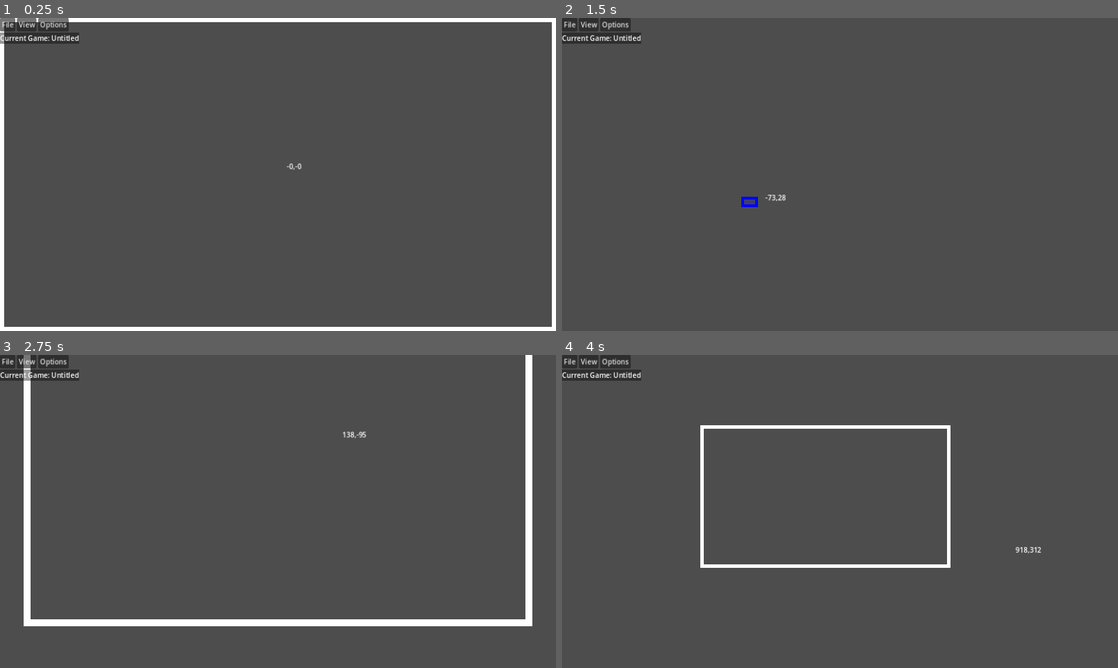
Above: before the commit, frames 1-4 (two rows, left to right).
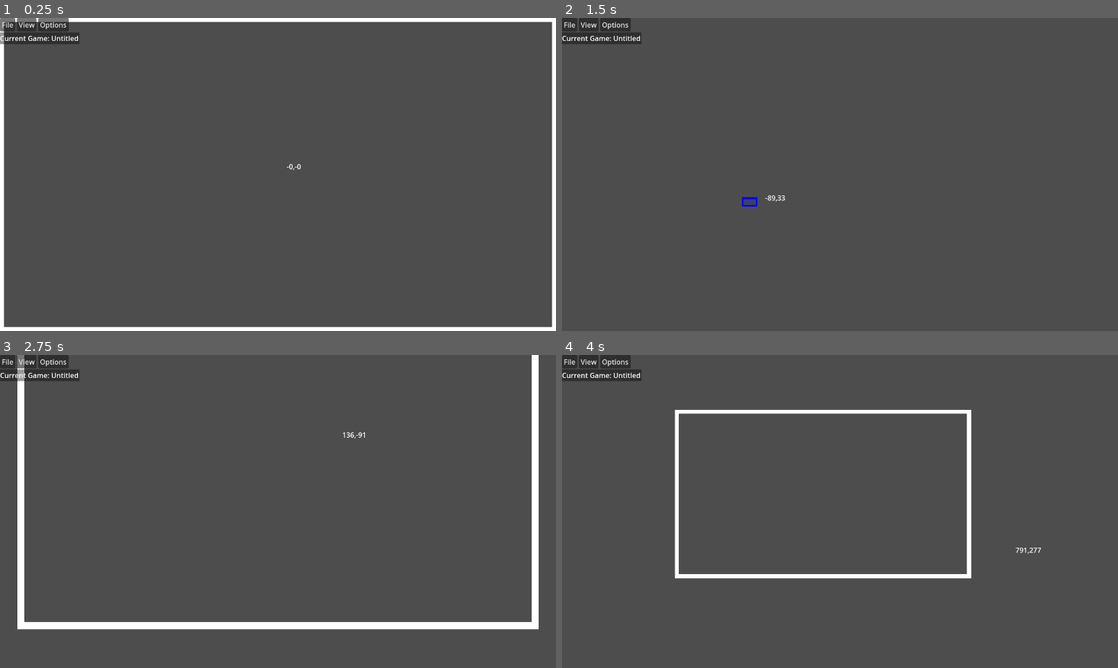
Above: after the commit, the same moments.

Repository: ryanabx/tabletop-engine
Game: Godot game, scene res://src/scenes/managers/tabletop_manager.tscn
The game is run twice, just before and just after one commit, with the same random seed, the same clock (stepped at 60 frames per second) and the same inputs.
Inputs (mouse positions are in pixels of both pictures, inside the frame that each line leads up to):
- Up to frame 1 (0.25 s): no input
- Up to frame 2 (1.5 s): tap Enter (end_group_select) at 0.5 s; move the mouse to (962, 158) at 0.52 s; hold Enter (end_group_select) 0.53-1.25 s; hold C (ui_zoom_in) 0.53-1.25 s; click (962, 158) at 0.67 s; tap Z (ui_zoom_out) at 0.8 s; tap Space at 1.25 s; drag from (728, 190) to (812, 237) at 1.27 s
- Up to frame 3 (2.75 s): move the mouse to (333, 442) at 2.02 s; hold Enter (end_group_select) from 2.03 s (still down); hold Z (ui_zoom_out) from 2.03 s (still down); tap S (camera_down) at 2.1 s; click (333, 442) at 2.17 s
- Up to frame 4 (4 s): release Enter (end_group_select) at 2.75 s; release Z (ui_zoom_out) at 2.75 s; drag from (812, 574) to (673, 464) at 2.77 s; move the mouse to (1006, 558) at 3.52 s; hold Z (ui_zoom_out) from 3.53 s (still down); tap D (camera_right) at 3.6 s; click (1006, 558) at 3.67 s

The runs differ from the first frame. In frame 1, 0.9% of the frame differs, in the area x 0-100%, y 0-99%; in frame 2, 0.3%; in frame 3, 5.9%, in the area x 0-97%, y 0-88%; in frame 4, 4.1%.

Commit message:
simple actions

Diff:
--- a/project.godot
+++ b/project.godot
@@ -28,7 +28,7 @@
 
 window/size/viewport_width=1280
 window/size/viewport_height=720
-window/stretch/mode="canvas_items"
+window/stretch/mode="viewport"
 window/stretch/aspect="expand"
 
 [filesystem]
@@ -69,14 +69,12 @@
 }
 ui_zoom_out={
 "deadzone": 0.5,
-"events": [Object(InputEventMouseButton,"resource_local_to_scene":false,"resource_name":"","device":-1,"window_id":0,"alt_pressed":false,"shift_pressed":false,"ctrl_pressed":false,"meta_pressed":false,"button_mask":0,"position":Vector2(0, 0),"global_position":Vector2(0, 0),"factor":1.0,"button_index":5,"canceled":false,"pressed":false,"double_click":false,"script":null)
-, Object(InputEventKey,"resource_local_to_scene":false,"resource_name":"","device":-1,"window_id":0,"alt_pressed":false,"shift_pressed":false,"ctrl_pressed":false,"meta_pressed":false,"pressed":false,"keycode":0,"physical_keycode":90,"key_label":0,"unicode":122,"echo":false,"script":null)
+"events": [Object(InputEventKey,"resource_local_to_scene":false,"resource_name":"","device":-1,"window_id":0,"alt_pressed":false,"shift_pressed":false,"ctrl_pressed":false,"meta_pressed":false,"pressed":false,"keycode":0,"physical_keycode":90,"key_label":0,"unicode":122,"echo":false,"script":null)
 ]
 }
 ui_zoom_in={
 "deadzone": 0.5,
-"events": [Object(InputEventMouseButton,"resource_local_to_scene":false,"resource_name":"","device":-1,"window_id":0,"alt_pressed":false,"shift_pressed":false,"ctrl_pressed":false,"meta_pressed":false,"button_mask":8,"position":Vector2(127, 36),"global_position":Vector2(134, 111),"factor":1.0,"button_index":4,"canceled":false,"pressed":true,"double_click":false,"script":null)
-, Object(InputEventKey,"resource_local_to_scene":false,"resource_name":"","device":-1,"window_id":0,"alt_pressed":false,"shift_pressed":false,"ctrl_pressed":false,"meta_pressed":false,"pressed":false,"keycode":0,"physical_keycode":67,"key_label":0,"unicode":99,"echo":false,"script":null)
+"events": [Object(InputEventKey,"resource_local_to_scene":false,"resource_name":"","device":-1,"window_id":0,"alt_pressed":false,"shift_pressed":false,"ctrl_pressed":false,"meta_pressed":false,"pressed":false,"keycode":0,"physical_keycode":67,"key_label":0,"unicode":99,"echo":false,"script":null)
 ]
 }
 camera_up={
--- a/src/resources/game_config.gd
+++ b/src/resources/game_config.gd
@@ -11,6 +11,7 @@
 @export var templates: Dictionary
 @export var objects: Array
 @export var images: Dictionary
+@export var actions: Array
 
 static func build_config_from_directory(dir: String) -> Resource:
 	var game: Dictionary = Utils.load_json_from_file(str(dir, "/conf.json"))
@@ -33,11 +34,12 @@
 	g_conf.templates = game.templates
 	g_conf.objects = game.objects
 	g_conf.images = Utils.load_images_from_directory(str(dir,"/images"))
+	g_conf.actions = game.actions
 	return g_conf
 
 # Validates that the config has all the variables necessary
 static func config_validated(game: Dictionary) -> bool:
-	for x in ["name", "game_version", "board", "camera", "player", "objects", "templates"]:
+	for x in ["name", "game_version", "board", "camera", "player", "objects", "templates", "actions"]:
 		if not x in game:
 			return false
 	return true
--- a/src/scripts/pages/tabletop_manager.gd
+++ b/src/scripts/pages/tabletop_manager.gd
@@ -2,6 +2,8 @@
 extends Node
 
 var piece_scene: PackedScene = preload("res://src/scenes/game_elements/piece.tscn")
+var stack_scene: PackedScene = preload("res://src/scenes/game_elements/stack.tscn")
+var hand_scene: PackedScene = preload("res://src/scenes/game_elements/hand.tscn")
 
 var base_scene: PackedScene = preload("res://src/scenes/game_elements/game_base.tscn")
 
@@ -40,6 +42,12 @@
 	coordinate_scale = Vector2(game.board.coordinate_scale.x, game.board.coordinate_scale.y)
 	reset_tabletop()
 	build_game()
+	build_board_objects()
+	await tabletop.ready
+
+func reset_board() -> void:
+	for obj in board.game_object_manager.get_children():
+		obj.queue_free()
 	build_board_objects()
 
 func reset_camera() -> void:
@@ -159,8 +167,8 @@
 func new_collection(obj: Dictionary) -> void:
 	var collection: GameCollection
 	match obj.type:
-		"hand": collection = Hand.new()
-		"stack": collection = ObjectStack.new()
+		"hand": collection = hand_scene.instantiate()
+		"stack": collection = stack_scene.instantiate()
 		_: return
 	if "name" in obj:
 		collection.add_to_group(obj.name)
@@ -175,3 +183,59 @@
 	collection.permanent = obj.permanent
 	collection.force_state = obj.force_state
 	collection.view_perms = obj.view_perms
+
+func run_action(index: int) -> void:
+	var action: Array = game.actions[index].actions.duplicate(true)
+	for cmd in action:
+		parse_command(cmd)
+	print("Action ",game.actions[index].name, " finished running.")
+
+func parse_command(cmd: Dictionary) -> void:
+	var result: bool = true
+	var repeat = cmd.repeat if "repeat" in cmd else 1
+	for i in range(repeat):
+		match cmd.cmd:
+			"reset_board":
+				pass
+				# result = cmd_reset_board(cmd)
+			"shuffle":
+				result = cmd_shuffle(cmd)
+			"move_top":
+				result = cmd_move_top(cmd)
+			_:
+				result = false
+	print("Command ",cmd.cmd, " returned ",result)
+
+### ACTION COMMANDS ###
+
+func cmd_reset_board(_cmd: Dictionary) -> bool:
+	await load_config(game)
+	return true
+
+func cmd_shuffle(cmd: Dictionary) -> bool:
+	if not "targets" in cmd.args:
+		return false
+	for group_name in cmd.args.targets:
+		var collections = get_tree().get_nodes_in_group(group_name)
+		for c in collections:
+			c.shuffle()
+	return true
+
+func cmd_move_top(cmd: Dictionary) -> bool:
+	if not "from" in cmd.args:
+		return false
+	var from = get_tree().get_nodes_in_group(cmd.args.from)[0]
+	if "to" in cmd.args:
+		var to = get_tree().get_nodes_in_group(cmd.args.to)[0]
+		var piece: Piece = from.get_game_objects()[-1]
+		from.remove_game_object(piece)
+		to.add_game_object_to_top(piece)
+		from._update_objects()
+		to._update_objects()
+		print("Hey hey")
+	else:
+		var piece: Piece = from.get_game_objects()[-1]
+		from.remove_game_object(piece)
+		piece.position = Vector2.ZERO
+		from._update_objects()
+	return true
--- a/src/scripts/screens/camera_controller.gd
+++ b/src/scripts/screens/camera_controller.gd
@@ -23,13 +23,15 @@
 
 func _process(_delta: float) -> void:
 	if Input.is_action_pressed("ui_zoom_in"):
-		camera.zoom *= 1.025
+		camera.zoom *= 1.020
 	if Input.is_action_pressed("ui_zoom_out"):
-		camera.zoom *= 0.975
+		camera.zoom *= 0.980
 	camera.position += (Input.get_vector("camera_left", "camera_right", "camera_up", "camera_down") * MOVEMENT_SPEED * _delta).rotated(camera.rotation)
 	camera.rotation += Input.get_axis("camera_rotate_clockwise", "camera_rotate_counterclockwise") * ROTATION_SPEED * _delta
 	if absf(Input.get_axis("camera_rotate_clockwise", "camera_rotate_counterclockwise")) < 0.1 and absf(roundf(camera.rotation_degrees / 45.0) * 45.0 - camera.rotation_degrees) < 7.5:
 		camera.rotation_degrees = roundf(camera.rotation_degrees / 45.0) * 45.0
+	camera.zoom = camera.zoom.clamp(Vector2(0.2, 0.2), Vector2(10.0, 10.0))
+	camera.position = camera.position.clamp(Globals.get_tabletop().board.get_border().position, Globals.get_tabletop().board.get_border().end)
 	check_free_cam()
 
 func check_free_cam() -> void:
--- a/src/scripts/ui/menu_bar.gd
+++ b/src/scripts/ui/menu_bar.gd
@@ -10,6 +10,17 @@
 	view_menu()
 	options_menu()
 	player_menu()
+	actions_menu()
+
+func actions_menu() -> void:
+	if Globals.get_tabletop().game != null:
+		var actions: PopupMenu = PopupMenu.new()
+		actions.index_pressed.connect(run_action)
+		actions.name = "Actions"
+		if Globals.get_tabletop().game.actions != null:
+			for i in Globals.get_tabletop().game.actions:
+				actions.add_item(i.name)
+		menu.add_child(actions)
 
 func player_menu() -> void:
 	if Globals.get_tabletop().game != null:
@@ -71,6 +82,9 @@
 	Player.set_id(index)
 	player.name = str("Player ",Player.get_number())
 
+func run_action(index: int) -> void:
+	Globals.get_tabletop().run_action(index)
+
 func file_pressed(id: int) -> void:
 	match id:
 		0: load_config()
